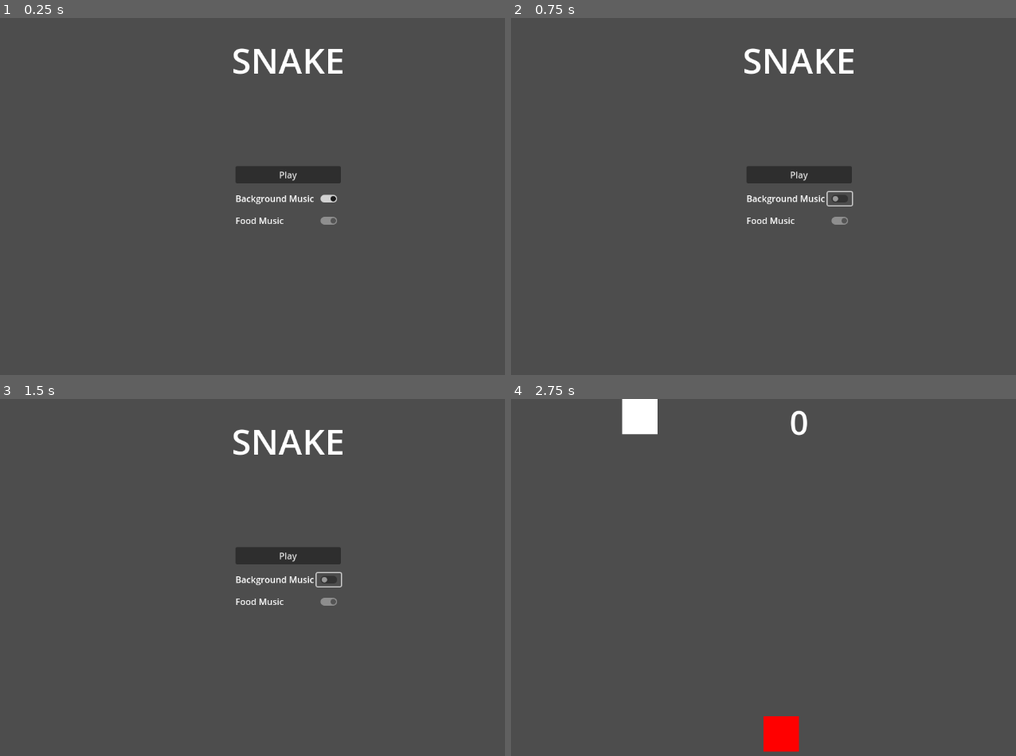
Above: before the commit, frames 1-4 (two rows, left to right).
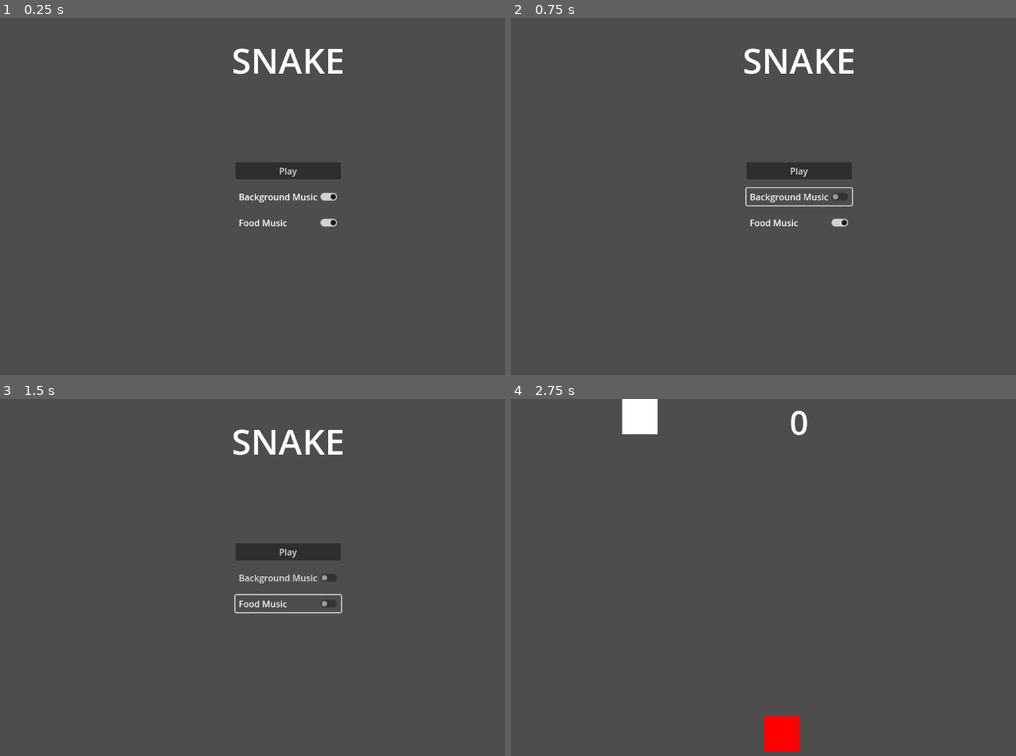
Above: after the commit, the same moments.

Repository: cdevelopment010/godot-snake
Game: Godot game, scene res://scenes/main_menu.tscn
Same seed, same stepped clock (60 frames per second), same inputs: the game is played once before the commit and once after it.
Inputs (mouse positions are in pixels of both pictures, inside the frame that each line leads up to; where the layout moved, square brackets give the same spot in the first picture):
- Up to frame 1 (0.25 s): no input
- Up to frame 2 (0.75 s): click (798, 196) [839, 200] at 0.5 s
- Up to frame 3 (1.5 s): click (287, 602) at 1.25 s, where only the run after the commit has a clickable "Food Music"
- Up to frame 4 (2.75 s): click "Play" at 2 s

The runs differ from the first frame. In frame 1, 1.0% of the frame differs, in the area x 46-68%, y 40-59%; in frame 2, 1.1%; in frame 3, 1.2%, in the area x 46-68%, y 40-61%; in frame 4, nothing differs.

Commit message:
Feat: Food music & new export

Diff:
--- a/default_bus_layout.tres
+++ b/default_bus_layout.tres
@@ -11,5 +11,5 @@
 bus/2/solo = false
 bus/2/mute = false
 bus/2/bypass_fx = false
-bus/2/volume_db = 0.0
+bus/2/volume_db = -6.92183
 bus/2/send = &"Master"
--- a/scenes/food.tscn
+++ b/scenes/food.tscn
@@ -1,6 +1,7 @@
-[gd_scene load_steps=3 format=3 uid="uid://bgft7vt8a2x53"]
+[gd_scene load_steps=4 format=3 uid="uid://bgft7vt8a2x53"]
 
 [ext_resource type="Script" uid="uid://bs48tg48ktnwd" path="res://scripts/food.gd" id="1_xven1"]
+[ext_resource type="AudioStream" uid="uid://bn785hwdgps2d" path="res://assets/Audio/RETROBIT Vol 1/coin1.wav" id="2_af40f"]
 
 [sub_resource type="RectangleShape2D" id="RectangleShape2D_2glmo"]
 size = Vector2(60, 60)
@@ -19,4 +20,8 @@
 position = Vector2(32, 32)
 shape = SubResource("RectangleShape2D_2glmo")
 
+[node name="FoodSound" type="AudioStreamPlayer" parent="."]
+stream = ExtResource("2_af40f")
+bus = &"SFX"
+
 [connection signal="body_entered" from="Area2D" to="." method="_on_area_2d_body_entered"]
--- a/scenes/main_menu.tscn
+++ b/scenes/main_menu.tscn
@@ -1,6 +1,7 @@
-[gd_scene load_steps=2 format=3 uid="uid://bvmyhxkrwffdm"]
+[gd_scene load_steps=3 format=3 uid="uid://bvmyhxkrwffdm"]
 
 [ext_resource type="Script" uid="uid://cs0nemup3kqri" path="res://scripts/main_menu.gd" id="1_l6cm7"]
+[ext_resource type="AudioStream" uid="uid://gy4m85hbutmx" path="res://assets/Audio/RETROBIT Vol 1/select1.wav" id="2_ekxnf"]
 
 [node name="MainMenu" type="Control"]
 layout_mode = 3
@@ -46,32 +47,20 @@
 layout_mode = 2
 text = "Play"
 
-[node name="BackgroundMusicSetting" type="HBoxContainer" parent="MenuItemContainer"]
+[node name="CheckMusicButton" type="CheckButton" parent="MenuItemContainer"]
 layout_mode = 2
-
-[node name="Music" type="Label" parent="MenuItemContainer/BackgroundMusicSetting"]
-layout_mode = 2
-size_flags_horizontal = 3
+button_pressed = true
 text = "Background Music"
 
-[node name="CheckMusicButton" type="CheckButton" parent="MenuItemContainer/BackgroundMusicSetting"]
+[node name="CheckFoodMusicButton" type="CheckButton" parent="MenuItemContainer"]
 layout_mode = 2
 button_pressed = true
+text = "Food Music"
 
-[node name="FoodMusicSetting" type="HBoxContainer" parent="MenuItemContainer"]
-layout_mode = 2
-
-[node name="Food" type="Label" parent="MenuItemContainer/FoodMusicSetting"]
-layout_mode = 2
-size_flags_horizontal = 3
-text = "Food Music"
-vertical_alignment = 1
-
-[node name="CheckFoodMusicButton" type="CheckButton" parent="MenuItemContainer/FoodMusicSetting"]
-layout_mode = 2
-disabled = true
-button_pressed = true
+[node name="SelectSound" type="AudioStreamPlayer" parent="."]
+stream = ExtResource("2_ekxnf")
+bus = &"SFX"
 
 [connection signal="pressed" from="MenuItemContainer/Play" to="." method="_on_play_pressed"]
-[connection signal="toggled" from="MenuItemContainer/BackgroundMusicSetting/CheckMusicButton" to="." method="_on_check_music_button_toggled"]
-[connection signal="toggled" from="MenuItemContainer/FoodMusicSetting/CheckFoodMusicButton" to="." method="_on_check_food_music_button_toggled"]
+[connection signal="toggled" from="MenuItemContainer/CheckMusicButton" to="." method="_on_check_music_button_toggled"]
+[connection signal="toggled" from="MenuItemContainer/CheckFoodMusicButton" to="." method="_on_check_food_music_button_toggled"]
--- a/scripts/food.gd
+++ b/scripts/food.gd
@@ -12,6 +12,8 @@
 
 func _on_area_2d_body_entered(_body: Node2D) -> void:
 	food_signal.emit()
+	if Global.play_sfx:
+		$FoodSound.play()
 	randomize_food_position()
 
 func randomize_food_position() -> void:
--- a/scripts/gloabl.gd
+++ b/scripts/gloabl.gd
@@ -1,6 +1,7 @@
 extends Node
 
 signal play_music_changed(enabled: bool)
+signal play_sfx_changed(enabled: bool)
 
 var play_music : bool = true
 var play_sfx : bool = true
@@ -9,3 +10,8 @@
 	if play_music == v: return
 	play_music = v
 	play_music_changed.emit(v)
+
+func set_play_sfx(v: bool) -> void:
+	if play_sfx == v: return
+	play_sfx = v
+	play_sfx_changed.emit(v)
--- a/scripts/main_menu.gd
+++ b/scripts/main_menu.gd
@@ -1,13 +1,17 @@
 extends Control
+
+func _ready() -> void:
+	$MenuItemContainer/CheckFoodMusicButton.button_pressed = Global.play_sfx
+	$MenuItemContainer/CheckMusicButton.button_pressed = Global.play_music
 
 func _on_play_pressed() -> void:
 	get_tree().change_scene_to_file("res://scenes/game.tscn")
 
-
 func _on_check_food_music_button_toggled(toggled_on: bool) -> void:
-	pass
+	Global.set_play_sfx(toggled_on)
+	$SelectSound.play()
 
 
 func _on_check_music_button_toggled(toggled_on: bool) -> void:
 	Global.set_play_music(toggled_on)
-	print("toggled!")
+	$SelectSound.play()
Not shown, removed: Snake.apple-touch-icon.png.import
Not shown, removed: Snake.icon.png.import
Not shown, removed: Snake.png.import
Not shown, removed: assets/Audio/RETROBIT Vol 1/Wahahahah.wav.import
Not shown, removed: assets/Audio/RETROBIT Vol 1/eruption1.wav.import
Not shown, removed: assets/Audio/RETROBIT Vol 1/fire1.wav.import
Not shown, removed: assets/Audio/RETROBIT Vol 1/hit1.wav.import
Not shown, removed: assets/Audio/RETROBIT Vol 1/power1.wav.import
Not shown, removed: assets/Audio/RETROBIT Vol 1/static1.wav.import
Not shown, removed: assets/Audio/RETROBIT Vol 1/static_cackle.wav.import
Not shown, removed: assets/Audio/RETROBIT Vol 1/storm1.wav.import
Not shown, removed: assets/Audio/Zakiro/1. Playground.wav.import
(and 37 more such lines)
